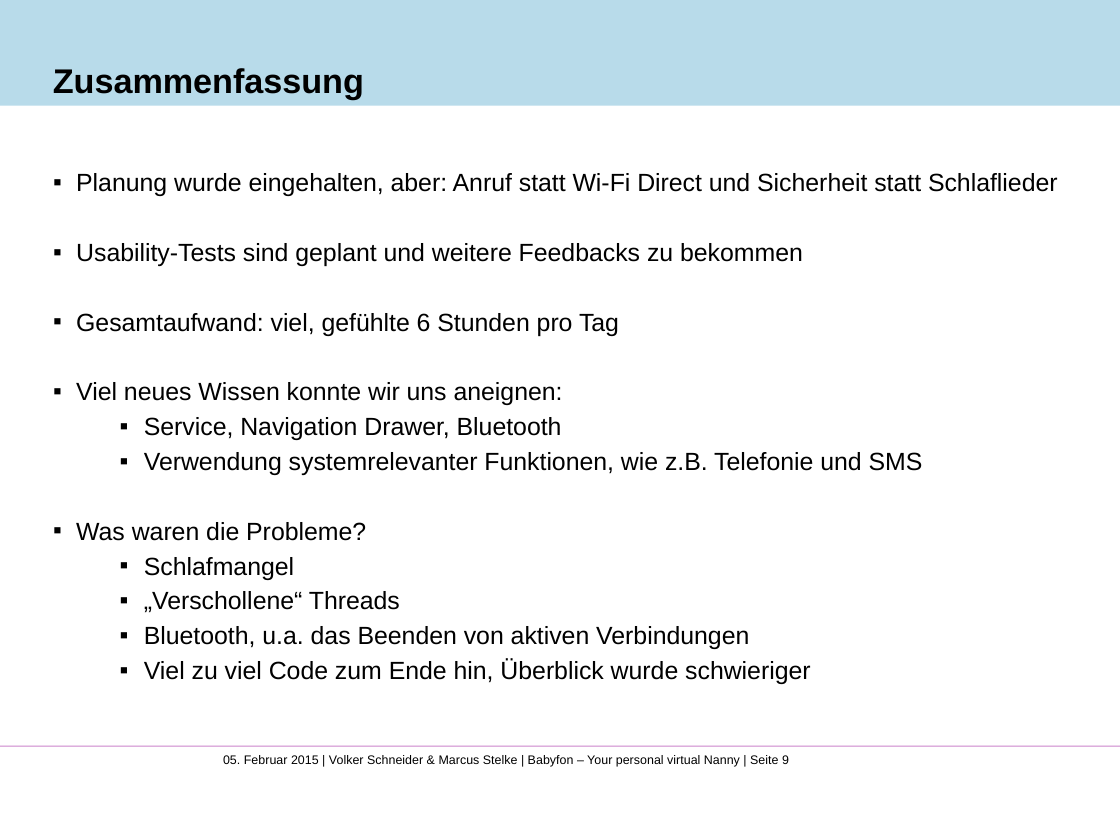
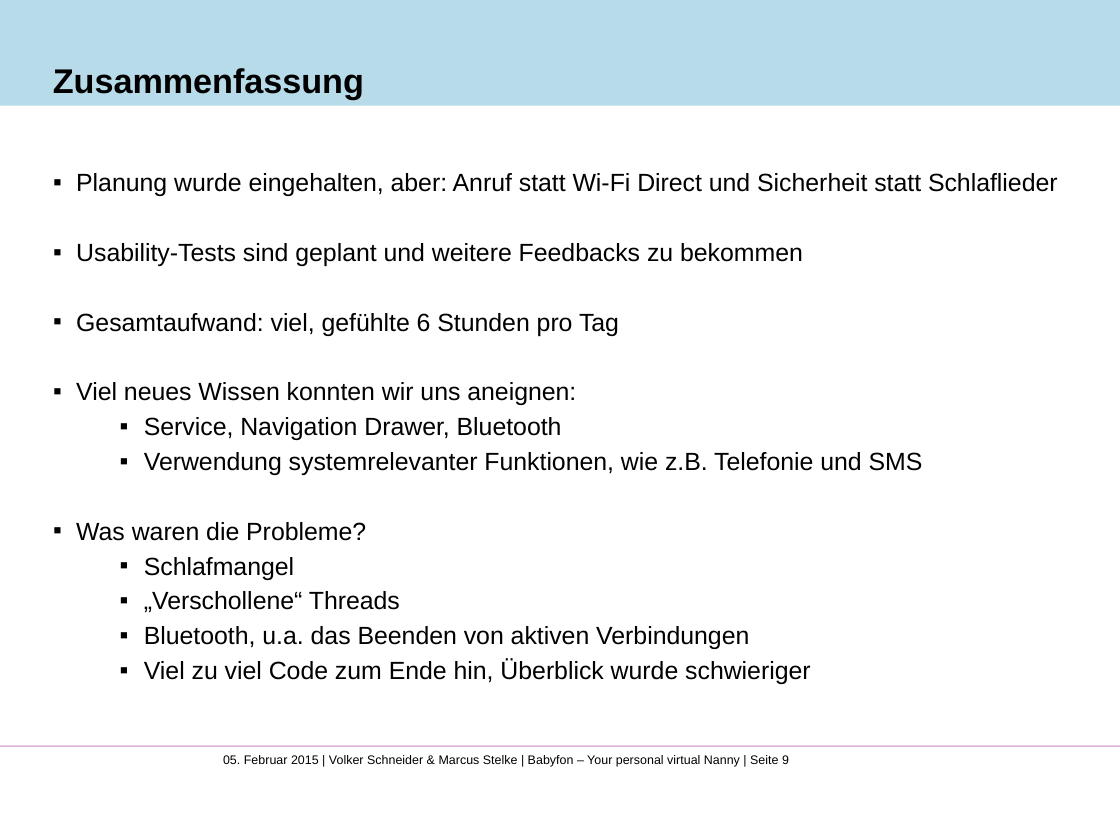
Before and after one commit to MaVoDev/Babyfon, a slide deck: slide 9 of Dokumentation/Abschlusspräsentation.pptx. Drawn at 1120x840 pixels with LibreOffice and Linux fonts; fonts in the diff are those of the drawing; background and template pictures are left out. Boxes give left, top, right and bottom in pixels: in the first picture for what was removed or moved away, otherwise in the second. Text is boxed around its words. In the diff, an @@ line names an element or a change of style, - is before the commit and + after.

```diff
--- a/Dokumentation/Abschlusspräsentation.pptx
+++ b/Dokumentation/Abschlusspräsentation.pptx
@@ text at [76,382,576,405]: text changed @@
-  ▪ Viel neues Wissen konnte wir uns aneignen:
+  ▪ Viel neues Wissen konnten wir uns aneignen:
```
Also in this commit, not shown: 1 other slide changed.
